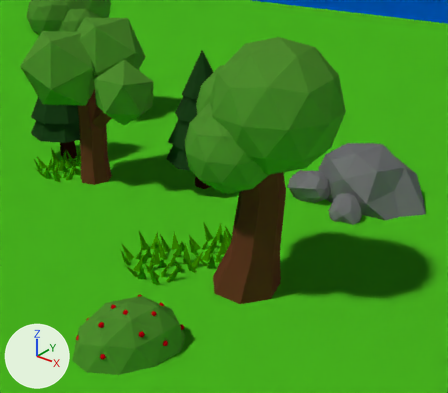
Renders of the Blender file Tests/Trees.blend from each side of a commit.
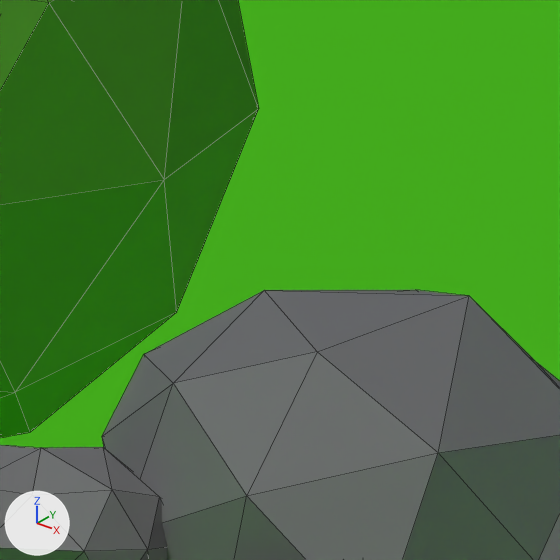
Old and new are each drawn from a camera (50 mm lens) standing at (12.01, -7.19, 7.11) and looking at (3.4, 3.57, 0.44) and again close up on the part from 67% to 89% of the width and 24% to 48% of the height. The lights are fixed; the arrows at lower left show +X, +Y and +Z. The close-ups show mesh edges as thin lines.

Objects in the first close-up: 'EIkeboom001.001', 'Grond', 'Steen001.001', 'Steen001.002'.
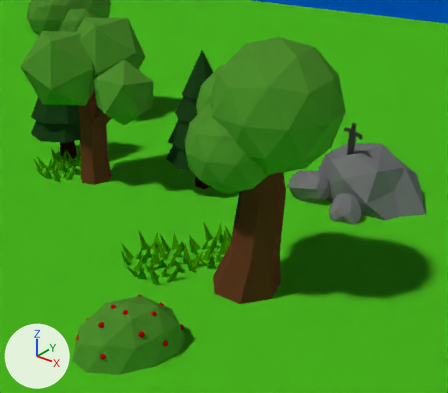
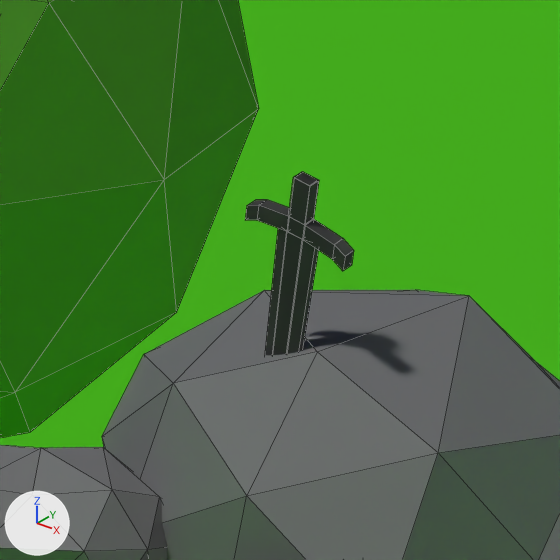
Location of each change, (x1, y1, x2, y2) in pixels of the close-ups (560 x 560 px):
'Cube', added
    after: (245, 172, 354, 355)

The change, as a list of edits to the scene's bpy script:
```text
Add mat_ijzer:
    mat_ijzer = diffuse_material('IJzer')
    mat_ijzer.base_color = (0.133, 0.133, 0.133)  # dark grey #666666
Add me_cube:
    me_cube.from_pydata(...)  # 144 vertices, 131 faces, 4 loose edges; spans x -0.03..0.03, y -0.26..0.26, z -0.894..0.506
    me_cube.materials.append(mat_ijzer)  # dark grey #666666
Add ob_cube:
    ob_cube = bpy.data.objects.new('Cube', me_cube)
    ob_cube.location = (5.518, 5.934, 1.704)
    ob_cube.rotation_euler = (-6.097, -0.212, 1.405)  # degrees (-349, -12, 81)
```
